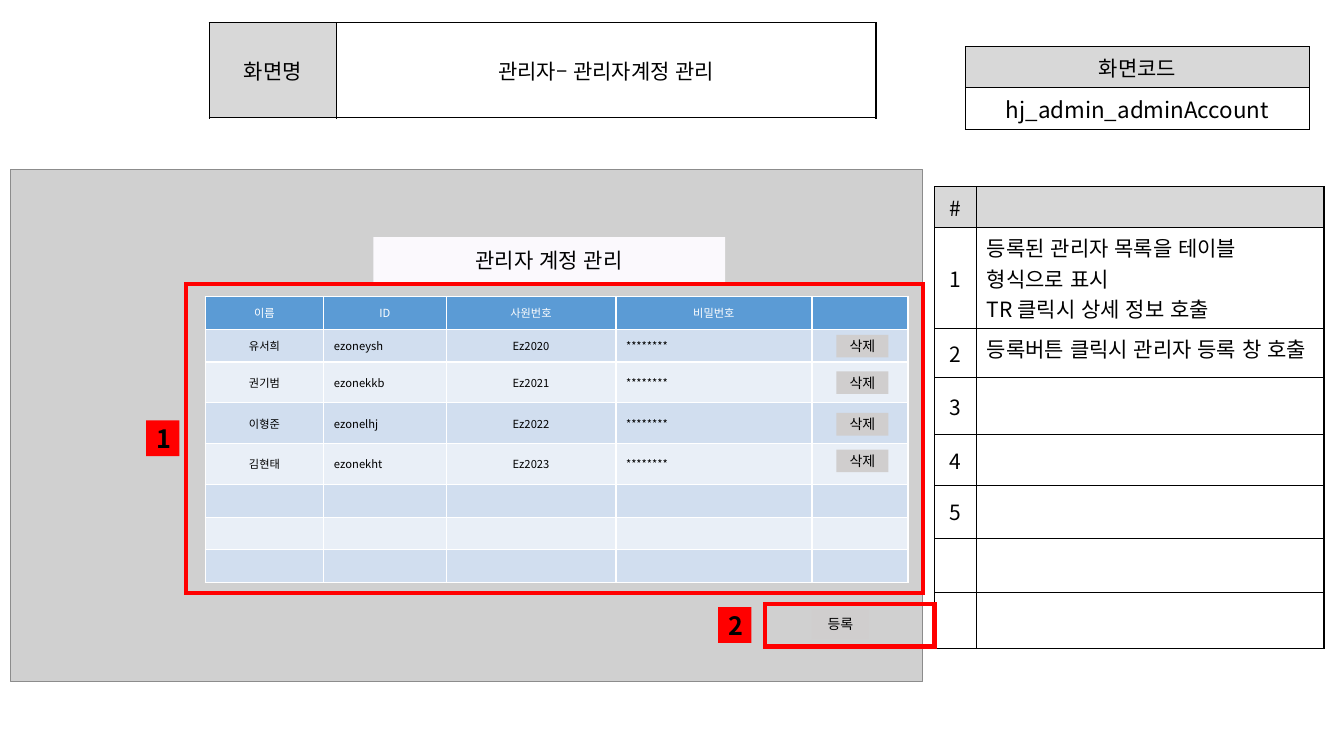
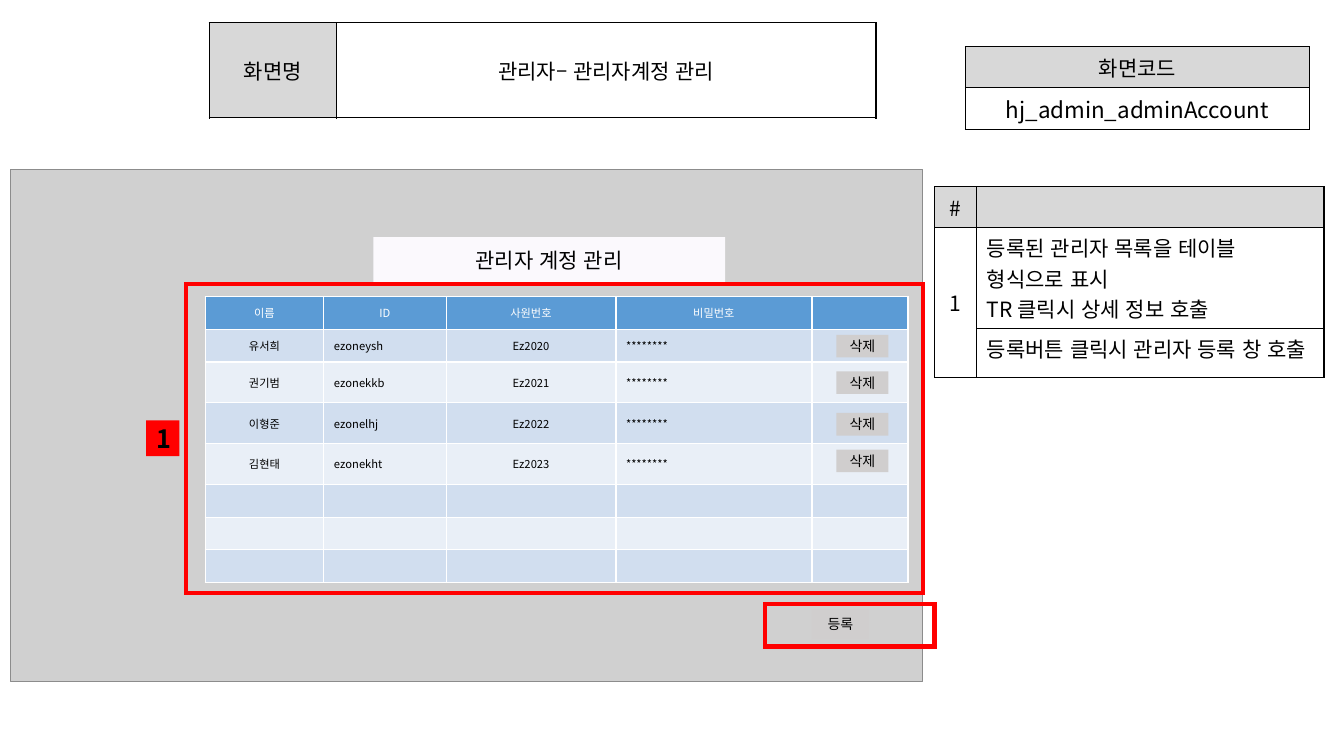
Before and after one commit to ezenteam2/e-Zone, a slide deck: slide 35 of 0 발표용 파워포인트/project05 - 파워포인트 종합 - 형준.pptx (slide 36 before the commit). Drawn at 1344x756 pixels with LibreOffice and Linux fonts; fonts in the diff are those of the drawing; grey boxes stand for pictures. Boxes give left, top, right and bottom in pixels: in the first picture for what was removed or moved away, otherwise in the second. Text is boxed around its words. In the diff, an @@ line names an element or a change of style, - is before the commit and + after.

```diff
--- a/0 발표용 파워포인트/project05 - 파워포인트 종합 - 형준.pptx
+++ b/0 발표용 파워포인트/project05 - 파워포인트 종합 - 형준.pptx
@@ table at [935, 187, 1324, 369] @@
-row 3: 2 | 등록버튼 클릭시 관리자 등록 창 호출
-row 4: 3 | 
-row 5: 4 | 
-row 6: 5 | 
-row 7:  | 
-row 8:  | 
+row 3:  | 등록버튼 클릭시 관리자 등록 창 호출
@@ rectangle removed at [718, 607, 751, 642] @@
-2
```
Also in this commit, not shown: 30 other slides changed, 1 slide removed, 1 other file.
